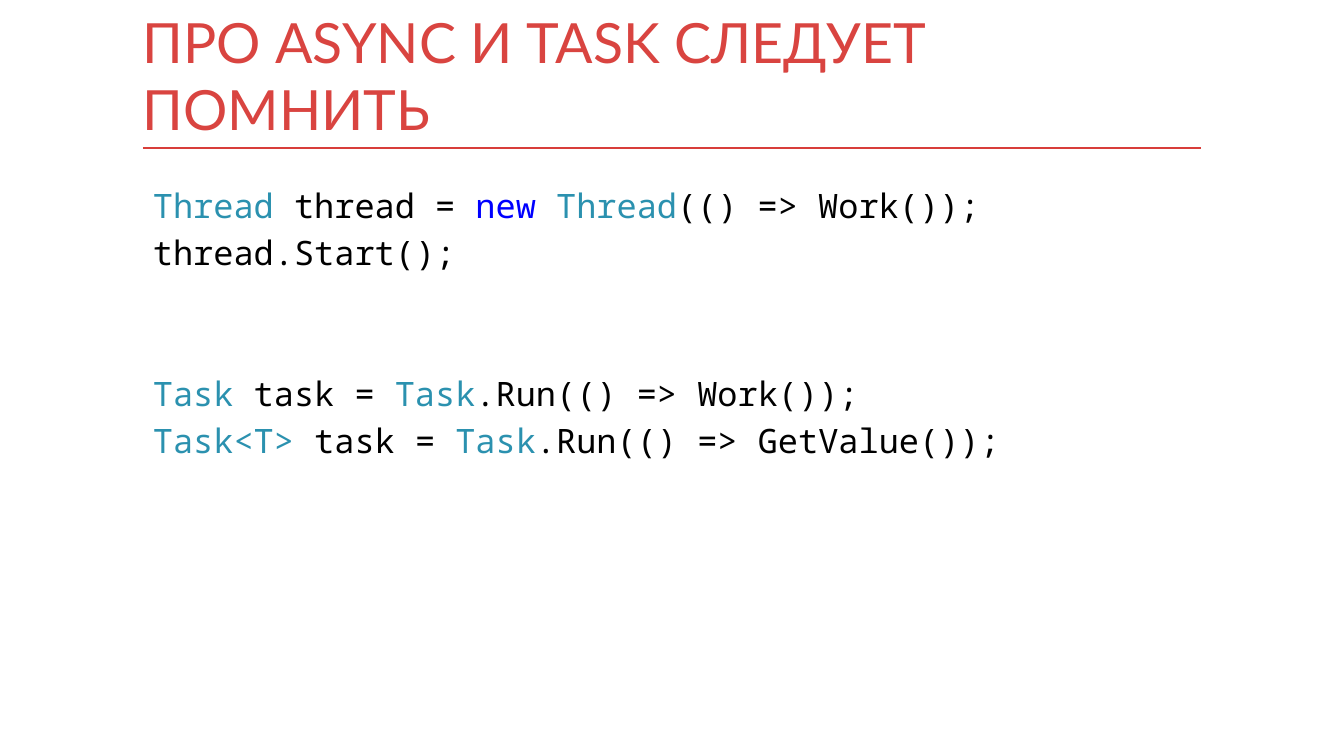
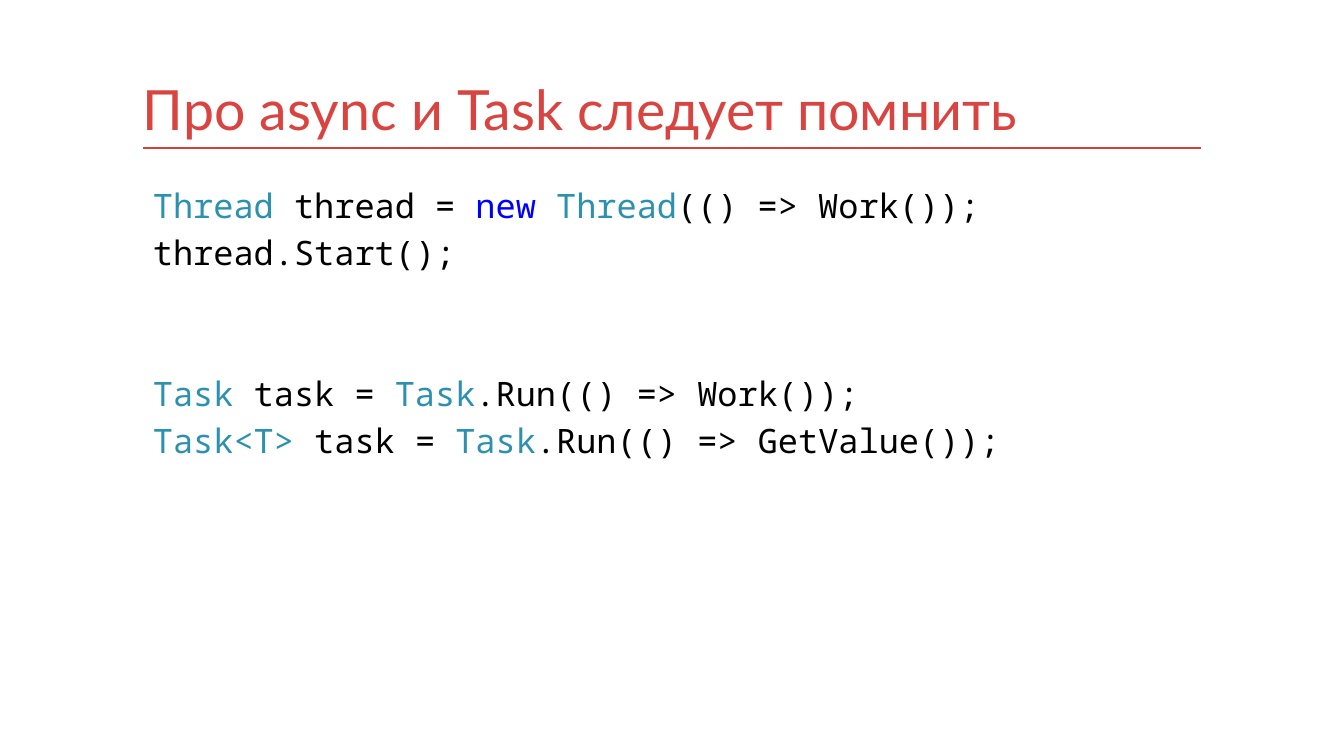
Before and after one commit to kontur-courses/exceptions, a slide deck: slide 23 of exceptions.pptx. Drawn at 1344x756 pixels with LibreOffice and Linux fonts; fonts in the diff are those of the drawing. Boxes give left, top, right and bottom in pixels: in the first picture for what was removed or moved away, otherwise in the second. Text is boxed around its words. In the diff, an @@ line names an element or a change of style, - is before the commit and + after.

```diff
--- a/exceptions.pptx
+++ b/exceptions.pptx
@@ title at (143, 89, 1016, 140): text changed @@
-ПРО ASYNC И TASK СЛЕДУЕТ ПОМНИТЬ
+Про async и Task следует помнить
```
Also in this commit, not shown: 37 other slides changed, 2 slides added, 3 slides removed.
